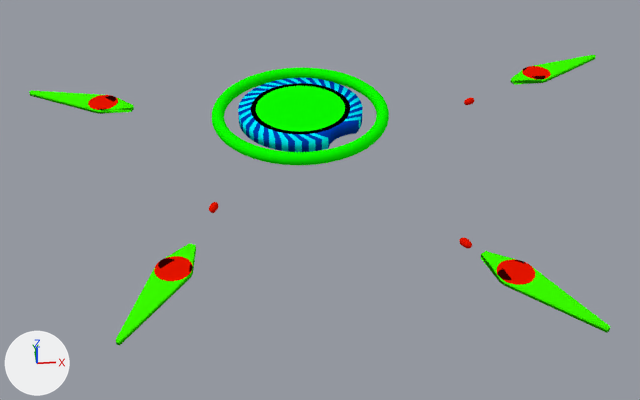
Before and after pictures for a commit that changed the Blender file GEN-Unity/Blends/main2.blend.
Both versions are drawn from a camera (50 mm lens) standing at (-0.61, -8.56, 7.52) and looking at (0.15, 1.92, -0.26). Lighting does not change. The marker at lower left points along +X, +Y and +Z.
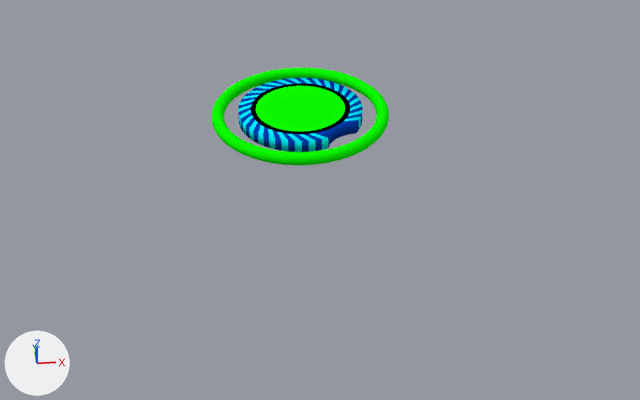
Pixel boxes [x1, y1, x2, y2] of what changed, in the pictures (640 x 400 px):
'Cylinder', hidden
    before: [481, 251, 610, 333]
'Cylinder.001', hidden
    before: [116, 243, 196, 345]
'Cylinder.002', hidden
    before: [29, 90, 134, 114]
'Cylinder.003', hidden
    before: [511, 55, 596, 85]
'Cube.001', hidden
    before: [459, 237, 472, 249]
'Cube', hidden
    before: [209, 202, 218, 213]
'Cube.002', hidden
    before: [464, 97, 474, 105]

The change, as a list of edits to the scene's bpy script:
```text
Change ob_cube_002:
    add ob_cube_002.hide_viewport = True
Change ob_cube_001:
    add ob_cube_001.hide_viewport = True
Change ob_cube:
    add ob_cube.hide_viewport = True
Change ob_cylinder_003:
    add ob_cylinder_003.hide_viewport = True
Change ob_cylinder_002:
    add ob_cylinder_002.hide_viewport = True
Change ob_cylinder_001:
    add ob_cylinder_001.hide_viewport = True
Change ob_cylinder:
    add ob_cylinder.hide_viewport = True
```
